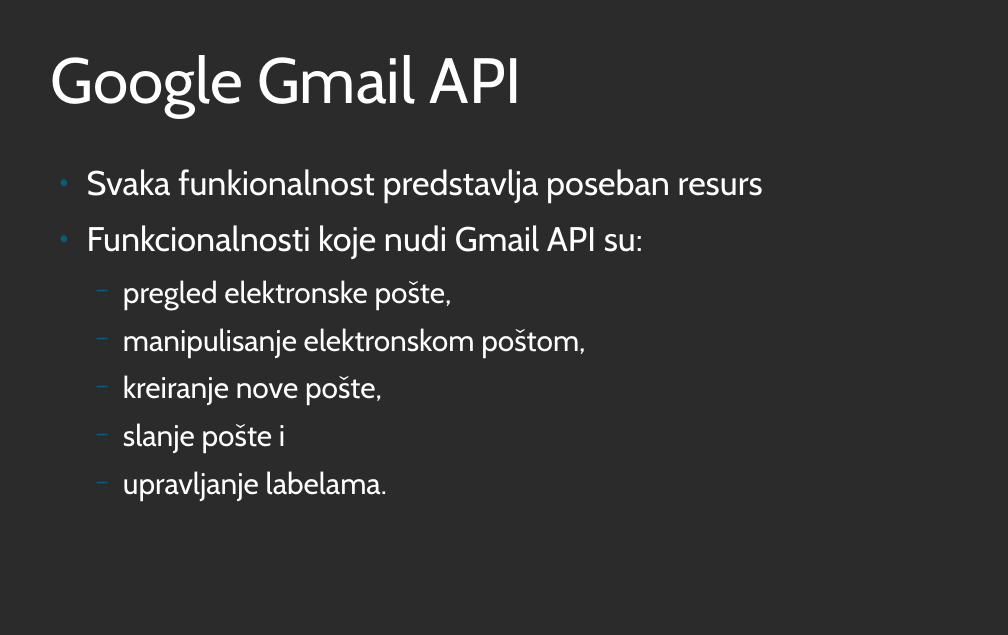
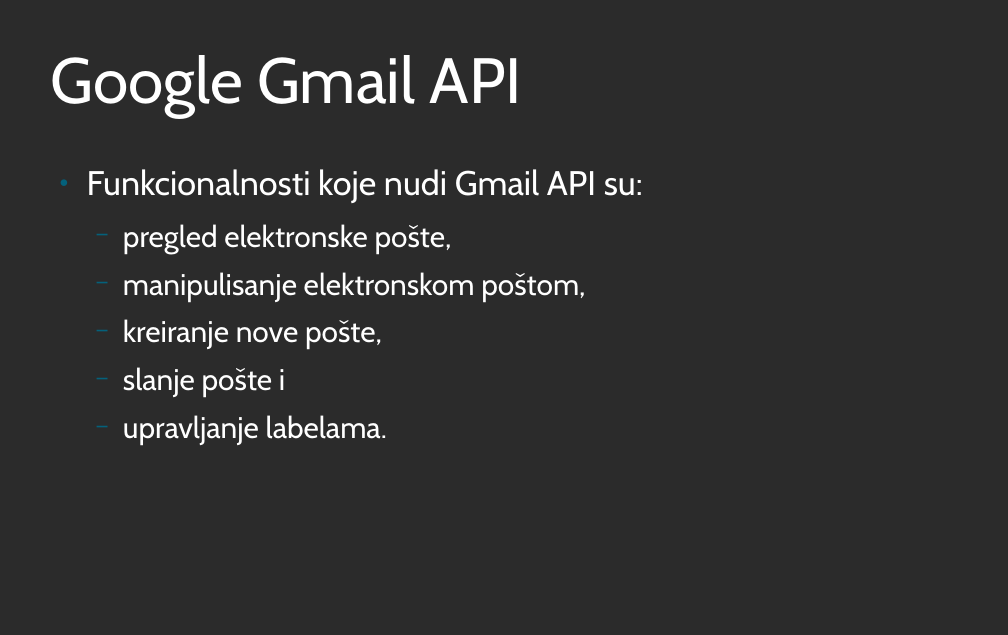
Before and after one commit to iv17/MScThesis, a slide deck: slide 14 of IvanaSavinPresentation.odp (slide 16 before the commit). Drawn at 1008x635 pixels with LibreOffice and Linux fonts; fonts in the diff are those of the drawing; background and template pictures are left out; a plain dark background stands for a picture behind light text. Boxes give left, top, right and bottom in pixels: in the first picture for what was removed or moved away, otherwise in the second. Text is boxed around its words. In the diff, an @@ line names an element or a change of style, - is before the commit and + after.

```diff
--- a/IvanaSavinPresentation.odp
+++ b/IvanaSavinPresentation.odp
@@ text at <box>87,169,763,202</box>: paragraph removed @@
-● Svaka funkionalnost predstavlja poseban resurs
```
Also in this commit, not shown: 13 other slides changed, 3 slides added, 3 slides removed, 3 other files.
